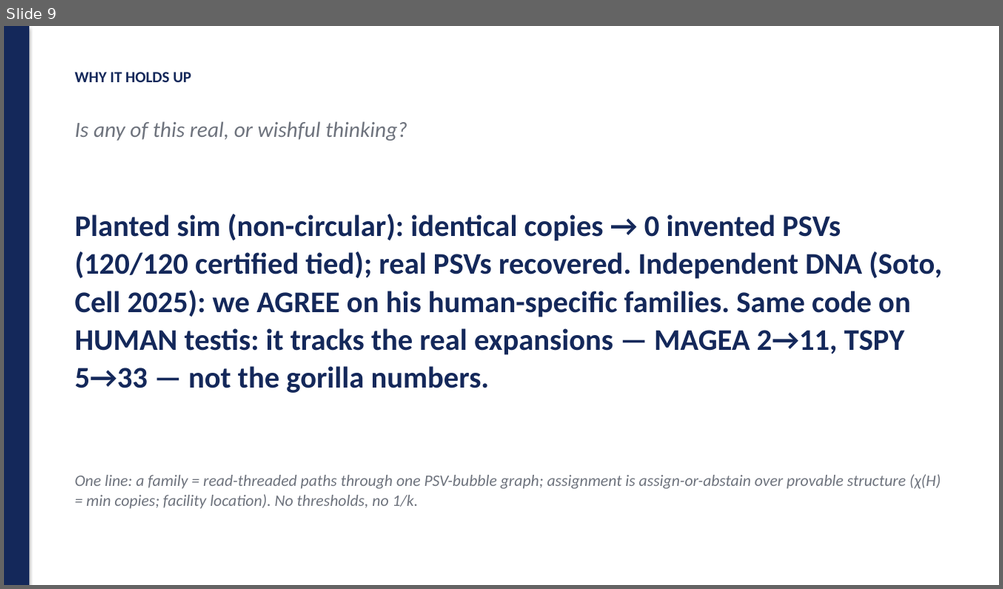
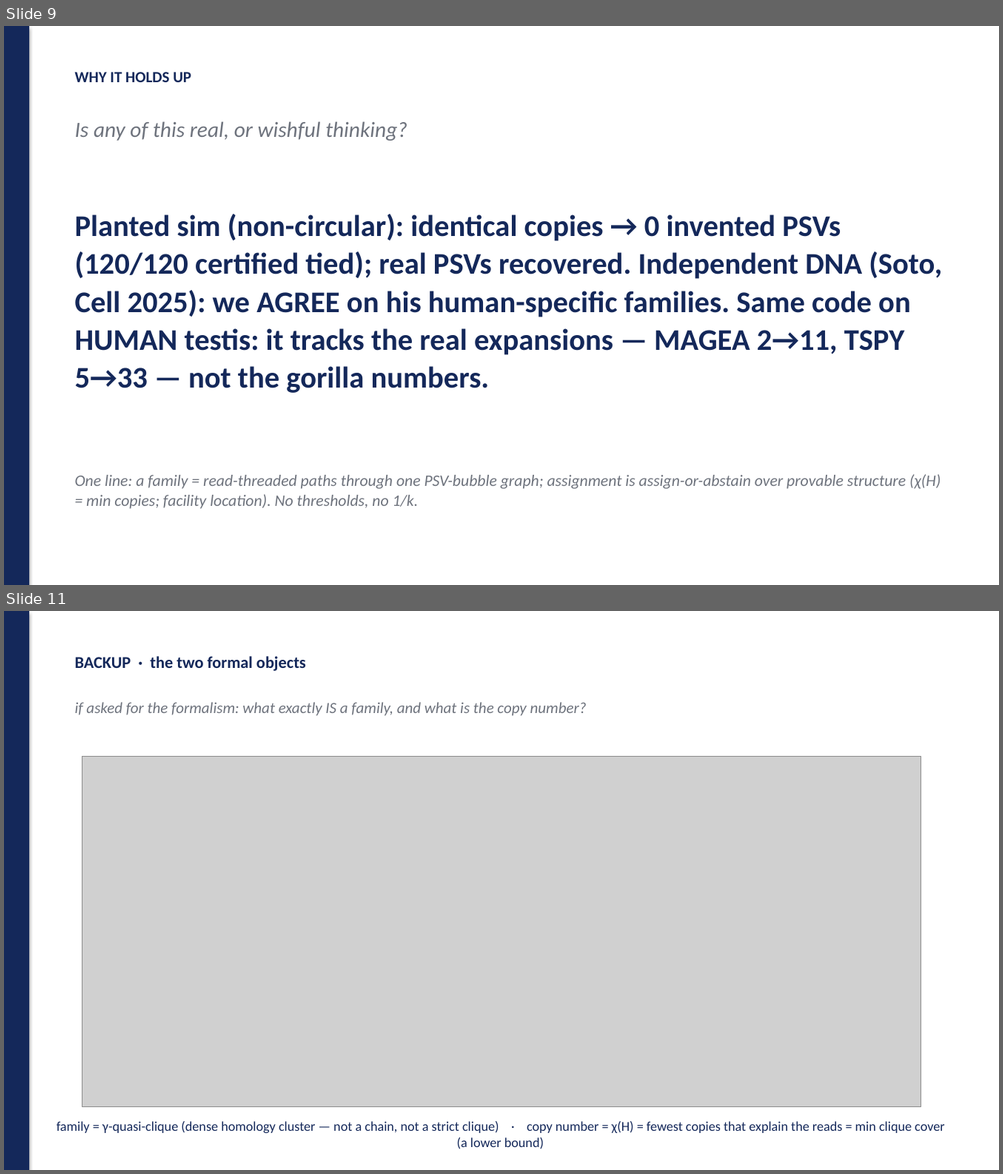
Before and after one commit to juanfraitu1/Rustle, a slide deck: bench/slides/method_punchlines.pptx. Shown one above the other, each under a label of ours: slide 9 before the commit, slides 9 and 11 after it; the slides between them are not shown. The pictures are 1003x589 and 1003x1174 pixels, drawn with LibreOffice and Linux fonts; fonts in the diff are those of the drawing; grey boxes stand for pictures. Boxes give left, top, right and bottom in pixels: in the first picture for what was removed or moved away, otherwise in the second. Text is boxed around its words. In the diff, an @@ line names an element or a change of style, - is before the commit and + after.

```diff
--- a/bench/slides/method_punchlines.pptx
+++ b/bench/slides/method_punchlines.pptx
@@ slide 11 added at (4, 611, 999, 1170), background #FFFFFF @@
@@ rectangle added at (4, 611, 29, 1170), fill #14285A @@
@@ text added at (75, 656, 306, 671), 16 pt, text #14285A, bold @@
+BACKUP · the two formal objects
@@ text added at (75, 702, 586, 716), 15 pt, text #6E737D, italic @@
+if asked for the formalism: what exactly IS a family, and what is the copy number?
@@ picture added at (82, 757, 920, 1107) @@
@@ text added at (57, 1122, 944, 1150), 13 pt, text #14285A @@
+family = γ-quasi-clique (dense homology cluster — not a chain, not a strict clique) · copy number = χ(H) = fewest copies that explain the reads = min clique cover (a lower bound)
```
Also in this commit, not shown: 1 slide changed, 3 other slides added, 6 other files.
